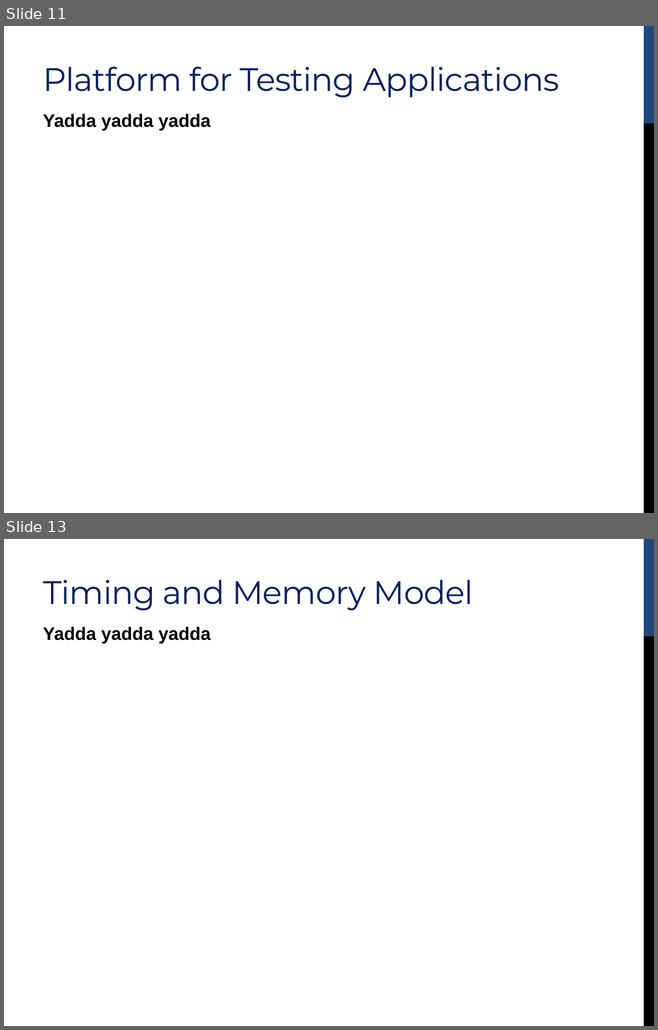
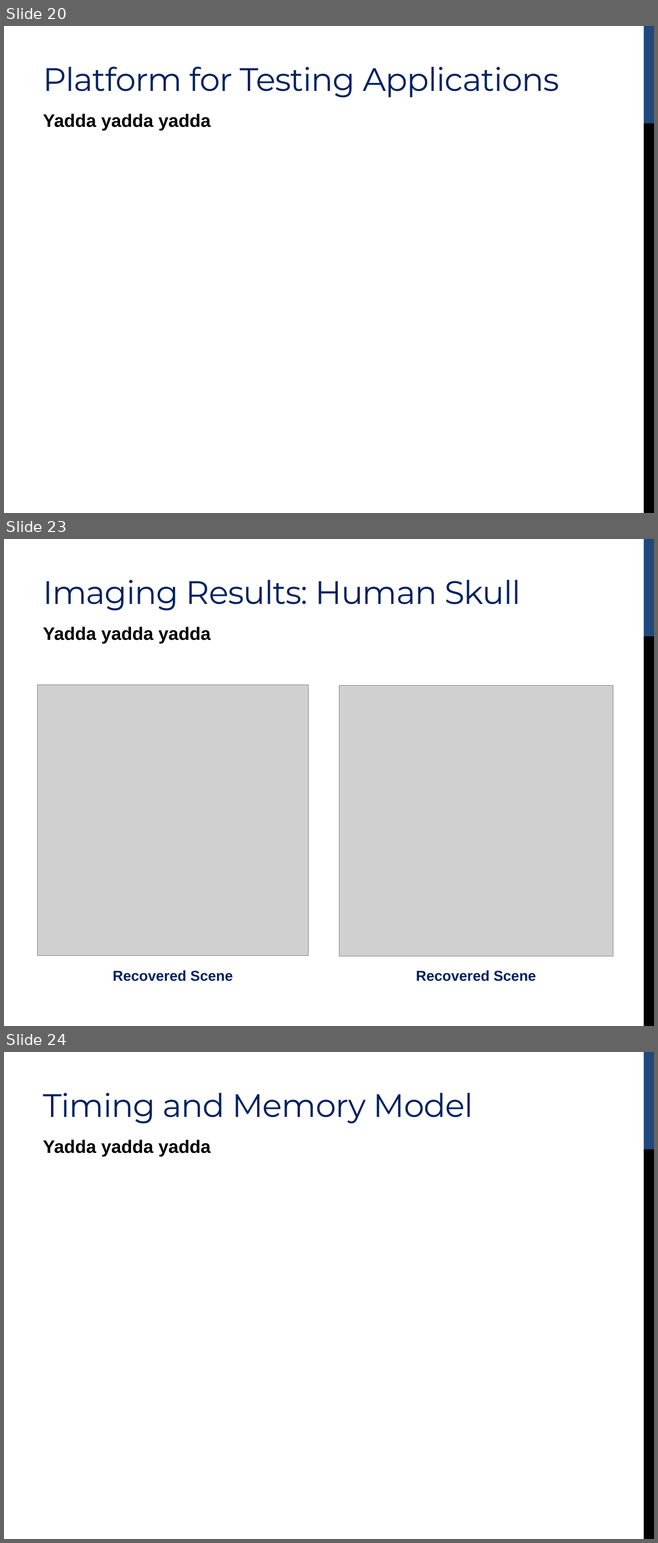
Before and after one commit to simonscott/ewallpaper_imaging, a slide deck: presentation/cs252_presentation_li_scott.pptx. Shown one above the other, each under a label of ours: slides 11 and 13 before the commit, slides 20, 23 and 24 after it; the slides between them are not shown. The pictures are 658x1030 and 658x1543 pixels, drawn with LibreOffice and Linux fonts; fonts in the diff are those of the drawing; grey boxes stand for pictures. Boxes give left, top, right and bottom in pixels: in the first picture for what was removed or moved away, otherwise in the second. Text is boxed around its words. In the diff, an @@ line names an element or a change of style, - is before the commit and + after.

```diff
--- a/presentation/cs252_presentation_li_scott.pptx
+++ b/presentation/cs252_presentation_li_scott.pptx
@@ slide 23 added at (4, 539, 654, 1026), background #FFFFFF; not listed: 2 template elements that a slide beside it also shows @@
@@ title added at (43, 580, 521, 610), 36 pt, text #002060 @@
+Imaging Results: Human Skull
@@ text added at (43, 627, 210, 643), 20 pt, text #000000, bold @@
+Yadda yadda yadda
@@ picture added at (37, 685, 308, 955) @@
@@ picture added at (339, 685, 612, 956) @@
@@ text added at (112, 971, 233, 982), 16 pt, text #002060, bold @@
+Recovered Scene
@@ text added at (416, 971, 536, 982), 16 pt, text #002060, bold @@
+Recovered Scene
@@ what was slide 11 is now slide 20 @@
@@ what was slide 13 is now slide 24 @@
```
Also in this commit, not shown: 6 slides changed, 16 other slides added, 6 slides removed.
